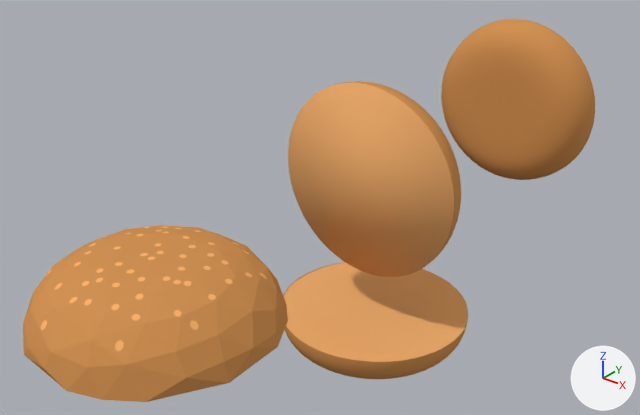
The Blender file Assets/LetsCook/models/Suplies/Burger/Buns/buns.blend as it was, and as the next commit left it.
One viewpoint serves both versions: a 50 mm lens placed at (16.4, -23.8, 12.7), pointed at (-1.9, -0.9, -1.4). Arrows for +X, +Y and +Z are at lower right; the lights stay in place.
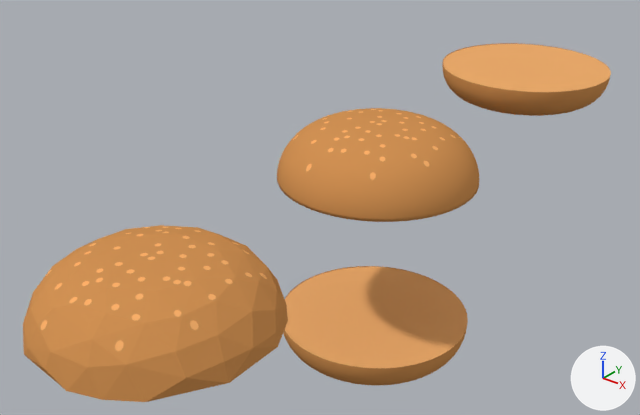
The change, as a diff of the scene's bpy script:
```diff
--- a/Assets/LetsCook/models/Suplies/Burger/Buns/buns.blend.py
+++ b/Assets/LetsCook/models/Suplies/Burger/Buns/buns.blend.py
@@ me_sphere_001 @@
 me_sphere_001.from_pydata(...)  # 4097 vertices, 4097 faces; spans x -3.56..3.55, y -0.02..2.03, z -3.56..3.56
 # used by ob_sphere_001; location = (0.0, -0.72, 0.0)
+# me_sphere_001 part 1: the whole mesh is turned 90 degrees about the x axis through the mesh origin
 me_sphere_001.materials.append(mat_bun_top)
@@ me_sphere_006 @@
 me_sphere_006.from_pydata(...)  # 4225 vertices, 4225 faces; spans x -3.55..3.56, y -3.56..3.56, z -0.88..0.62
 # used by ob_sphere_005; location = (0.0, 0.0, -6.0)
+# me_sphere_006 part 2: the whole mesh is moved by (-0.01, 0.0, 0.88)
 me_sphere_006.materials.append(mat_bun_buttom_004)
@@ ob_sphere_001 @@
 ob_sphere_001 = bpy.data.objects.new('Sphere.001', me_sphere_001)
-ob_sphere_001.location = (0.0, -0.72, 0.0)
+ob_sphere_001.location = (0.0, 0.0, 0.0)
@@ ob_sphere_005 @@
 ob_sphere_005 = bpy.data.objects.new('Sphere.005', me_sphere_006)
-ob_sphere_005.location = (0.0, 0.0, -6.0)
+ob_sphere_005.location = (0.0, 0.0, -7.15)
@@ ob_sphere_004 @@
 ob_sphere_004 = bpy.data.objects.new('Sphere.004', me_sphere_005)
-ob_sphere_004.location = (0.0, 9.04, 0.0)
-ob_sphere_004.rotation_euler = (-1.571, 0.0, 0.0)  # degrees (-90, 0, 0)
+ob_sphere_004.location = (0.0, 10.97, 0.0)
```

Location of each change, [x1, y1, x2, y2] in pixels of the pictures (640 x 415 px):
'Sphere.001', mesh turned, moved
    before: [288, 81, 461, 277]
    after: [277, 108, 479, 222]
'Sphere.004', moved, turned
    before: [441, 19, 595, 180]
    after: [442, 43, 611, 116]
'Sphere.005', moved
    before: [283, 262, 468, 379]
    after: [283, 266, 468, 385]
